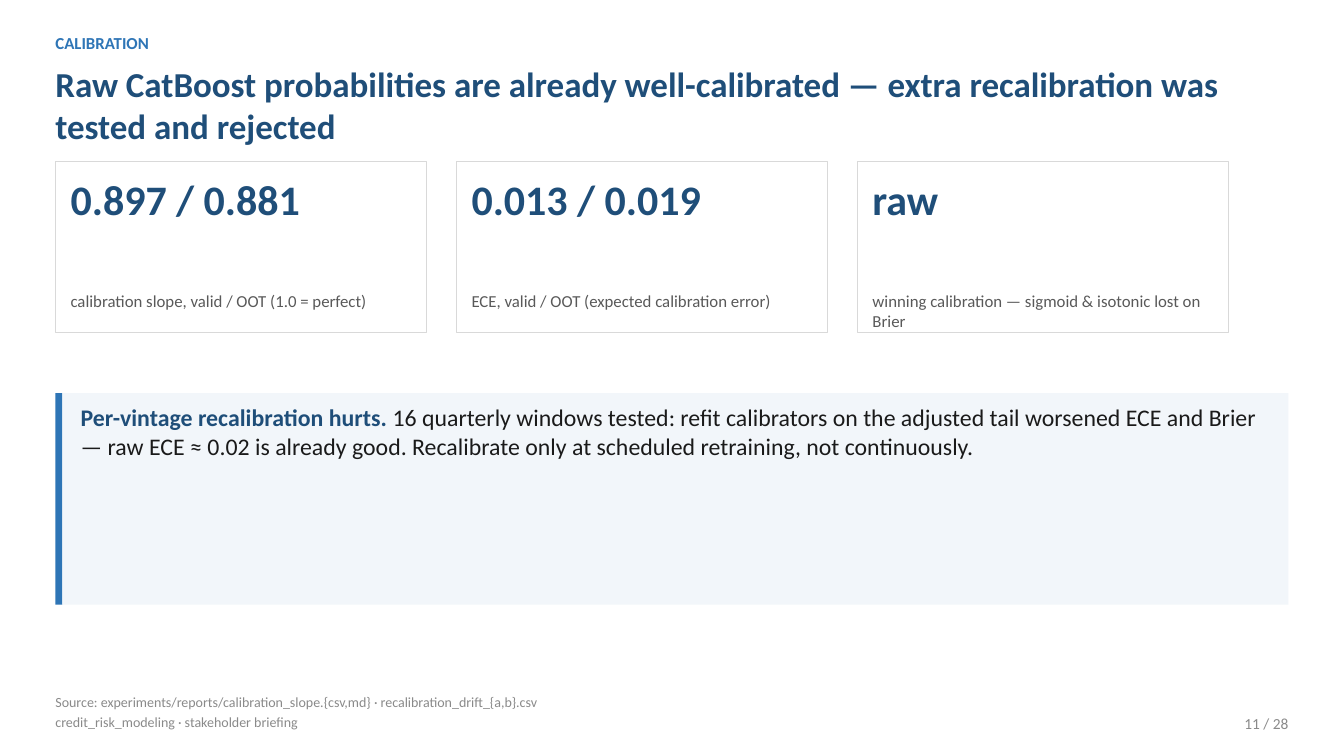
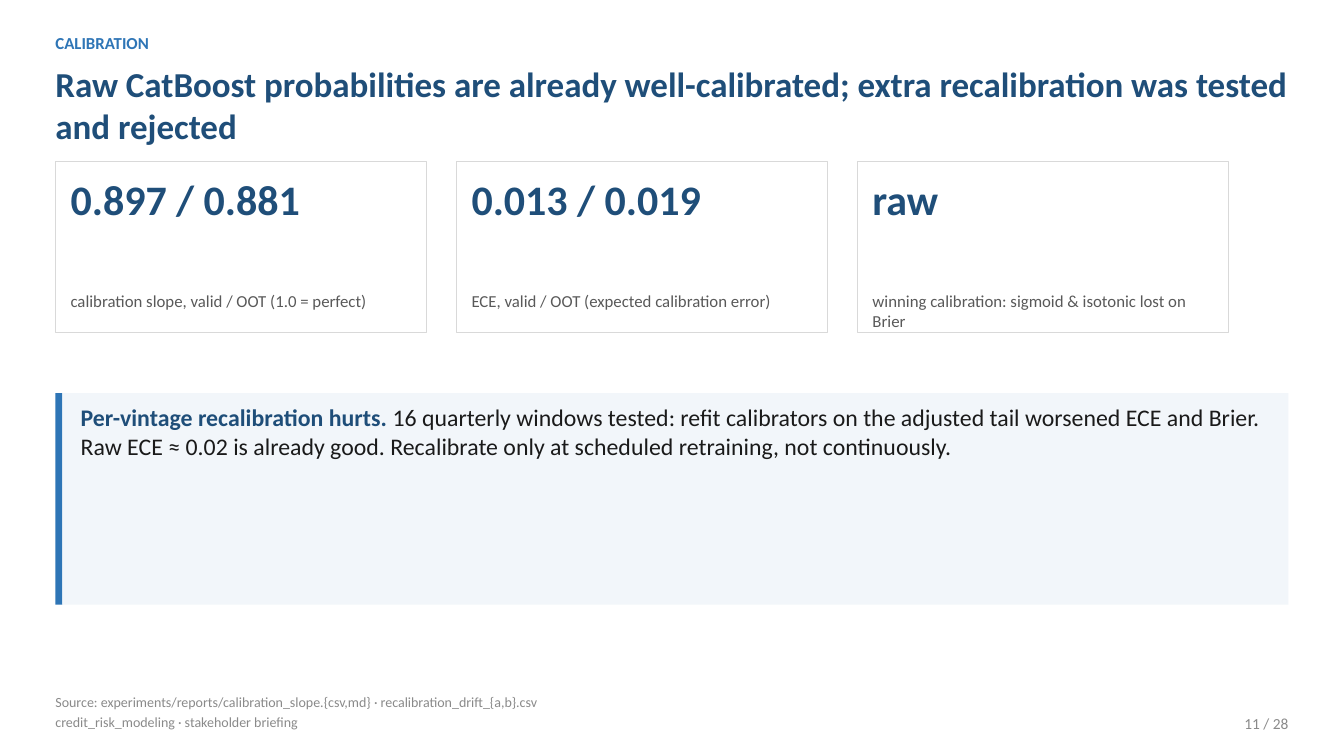
Before and after one commit to tommyalba/credit_risk_idx-partners, a slide deck: slide 11 of presentations/stakeholder_deck.pptx. Drawn at 1344x756 pixels with LibreOffice and Linux fonts; fonts in the diff are those of the drawing. Boxes give left, top, right and bottom in pixels: in the first picture for what was removed or moved away, otherwise in the second. Text is boxed around its words. In the diff, an @@ line names an element or a change of style, - is before the commit and + after.

```diff
--- a/presentations/stakeholder_deck.pptx
+++ b/presentations/stakeholder_deck.pptx
@@ text at <box>55,72,1287,145</box>: text changed @@
-Raw CatBoost probabilities are already well-calibrated — extra recalibration was tested and rejected
+Raw CatBoost probabilities are already well-calibrated; extra recalibration was tested and rejected
@@ text at <box>872,295,1186,327</box>: text changed @@
-winning calibration — sigmoid & isotonic lost on Brier
+winning calibration: sigmoid & isotonic lost on Brier
@@ text at <box>81,409,1259,459</box>: text changed @@
-Per-vintage recalibration hurts. 16 quarterly windows tested: refit calibrators on the adjusted tail worsened ECE and Brier — raw ECE ≈ 0.02 is already good. Recalibrate only at scheduled retraining, not continuously.
+Per-vintage recalibration hurts. 16 quarterly windows tested: refit calibrators on the adjusted tail worsened ECE and Brier. Raw ECE ≈ 0.02 is already good. Recalibrate only at scheduled retraining, not continuously.
```
Also in this commit, not shown: 23 other slides changed, 2 other files.
